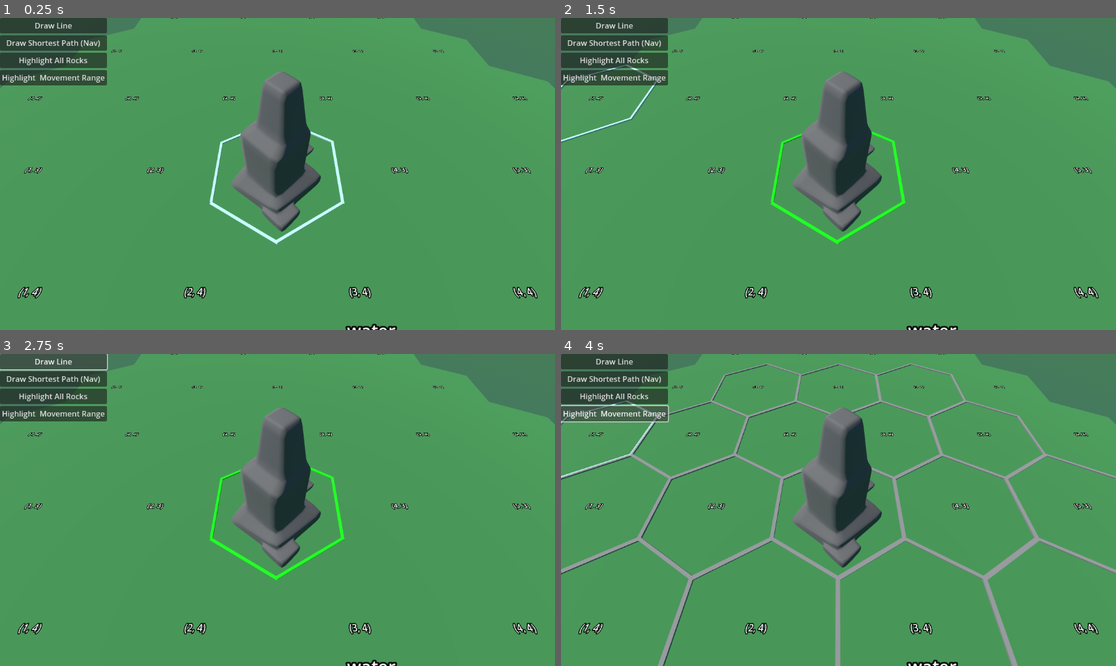
Above: before the commit, frames 1-4 (two rows, left to right).
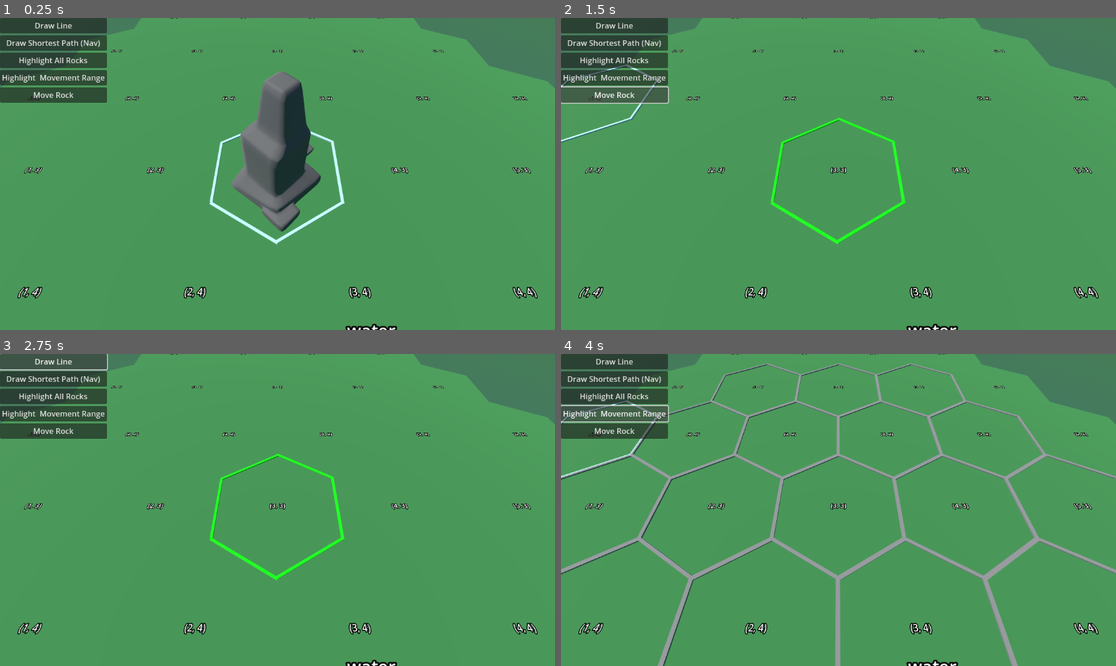
Above: after the commit, the same moments.

Repository: nheeb/spell-tactics
Game: Godot game, scene res://Logic/Main.tscn
The game is run twice, just before and just after one commit, with the same random seed, the same clock (stepped at 60 frames per second) and the same inputs.
Inputs (mouse positions are in pixels of both pictures, inside the frame that each line leads up to):
- Up to frame 1 (0.25 s): no input
- Up to frame 2 (1.5 s): click "Highlight All Rocks" at 0.5 s; click (616, 96) at 1.25 s, where only the run after the commit has a clickable "Move Rock"
- Up to frame 3 (2.75 s): click "Draw Line" at 2 s
- Up to frame 4 (4 s): click "Draw Shortest Path (Nav)" at 2.75 s; click "Highlight Movement Range" at 3.5 s

The runs differ from the first frame. In frame 1, 0.9% of the frame differs, in the area x 0-20%, y 22-28%; in frame 2, 6.0%, in the area x 0-58%, y 17-69%; in frame 3, 5.8%; in frame 4, 5.8%.

Commit message:
implement move entity

Diff:
--- a/Entities/Entity.gd
+++ b/Entities/Entity.gd
@@ -26,3 +26,7 @@
 		print(prop)
 
 	return null
+
+func move(target: Tile):
+	current_tile.remove_entity(self)
+	target.add_entity(self)
--- a/Logic/CombatUtility/MovementUtility.gd
+++ b/Logic/CombatUtility/MovementUtility.gd
@@ -3,6 +3,6 @@
 @onready var combat : Combat = get_parent().get_parent()
 
 func move_entity(entity: Entity, target: Tile):
-	# TODO Nils move entity to target tile
+	entity.move(target)
 	combat.animation_queue.append(AnimationObject.new(entity.visual_entity, "animation_move_to", [target]))
 	pass
--- a/Logic/Tiles/Level.gd
+++ b/Logic/Tiles/Level.gd
@@ -155,7 +155,14 @@
 		tile.set_highlight(type, false)
 
 
-func get_all_tiles_with(type: EntityType) -> Array[Tile]:
+func move_entity(entity: Entity, target: Tile):
+	# kind of a cursed call but this is how we do it I guess
+	entity.move(target)
+
+	pass
+
+
+func find_all_tiles_with(type: EntityType) -> Array[Tile]:
 	var tiles_with: Array[Tile] = []
 	var num_rows = len(tiles)
 	assert(num_rows > 0, "empty tiles.")
@@ -174,11 +181,22 @@
 
 	return tiles_with
 
+## Returns the first Entity found matching the given type
+func find_entity(type: EntityType) -> Entity:
+	for r in range(len(tiles)):
+		for q in range(len(tiles[0])):
+			var tile = tiles[r][q]
+			if tile != null:
+				for ent in tile.entities:
+					if ent.type == type:
+						return ent
+	return null
+
 func highlight_entity_type(type: EntityType):
-	_highlight_tile_set(get_all_tiles_with(type), Highlight.Type.Energy)
+	_highlight_tile_set(find_all_tiles_with(type), Highlight.Type.Energy)
 
 func unhighlight_entity_type(type: EntityType):
-	_unhighlight_tile_set(get_all_tiles_with(type), Highlight.Type.Energy)
+	_unhighlight_tile_set(find_all_tiles_with(type), Highlight.Type.Energy)
 
 
 func search(from: Vector2i, to: Vector2i) -> LevelSearch:
--- a/Logic/Tiles/Tile.gd
+++ b/Logic/Tiles/Tile.gd
@@ -22,9 +22,20 @@
 	entities.append(entity)
 	if entity.visual_entity != null:
 		$VisualEntities.add_child(entity.visual_entity)
+		# TODO add logical entity
 		#entity.owner = self
 		entity.visual_entity.owner = self
+		entity.current_tile = self
 
+func remove_entity(entity: Entity):
+	var i = entities.find(entity)
+	if i == -1:
+		printerr("remove_entity(): entity not found")
+		return
+
+	entities.remove_at(i)
+	$VisualEntities.remove_child(entity.visual_entity)
+	entity.current_tile = null
 
 ## Whether player/enemy can move on this. Can move on this if this tile has no entity which is
 ## an obstacle.
--- a/Prototype/Prototyping.gd
+++ b/Prototype/Prototyping.gd
@@ -63,3 +63,7 @@
 
 	if currently_hovering and Input.is_action_just_pressed("select"):
 		Events.tile_clicked.emit(currently_hovering)
+
+
+func _on_move_rock_button_pressed() -> void:
+	$Level.move_entity($Level.find_entity(ent_type), $Level.tiles[5][4])
--- a/Prototype/Prototyping.tscn
+++ b/Prototype/Prototyping.tscn
@@ -101,6 +101,12 @@
 layout_mode = 2
 text = "Highlight  Movement Range"
 
+[node name="MoveRockButton" type="Button" parent="FeaturesUI/Control/VBoxContainer"]
+custom_minimum_size = Vector2(32, 32)
+layout_mode = 2
+text = "Move Rock"
+
 [connection signal="pressed" from="FeaturesUI/Control/VBoxContainer/NavButton" to="." method="_on_nav_button_pressed"]
 [connection signal="pressed" from="FeaturesUI/Control/VBoxContainer/EntityFindButton" to="." method="_on_entity_find_button_pressed"]
 [connection signal="pressed" from="FeaturesUI/Control/VBoxContainer/MovementRangeButton" to="." method="_on_movement_range_button_pressed"]
+[connection signal="pressed" from="FeaturesUI/Control/VBoxContainer/MoveRockButton" to="." method="_on_move_rock_button_pressed"]
Not shown, changed: Addons/smoothing/smoothing.png.import
Not shown, changed: Addons/smoothing/smoothing_2d.png.import
